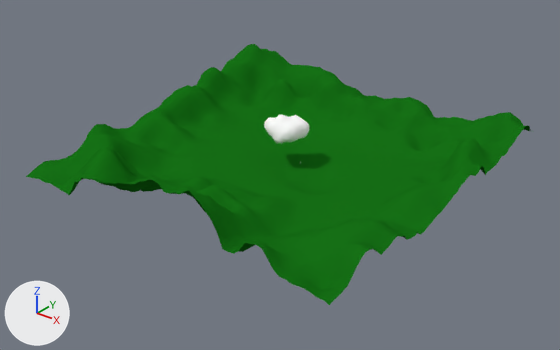
A saved change to the Blender file WindGame/Assets/Blender/terrain.blend.
One viewpoint serves both versions: a 50 mm camera at (120.9, -154.0, 91.8) aimed at (1.0, -4.1, -1.1). The lights are fixed; the arrows at lower left show +X, +Y and +Z.

The older version as bpy lines, for what is in view:
```python
me_mesh = bpy.data.meshes.new('Mesh')
me_mesh.from_pydata(...)  # 226 vertices, 282 faces; spans x -3.23..2.96, y -2.61..2.04, z -2.73..2.26
me_mesh.polygons.foreach_set('use_smooth', [True] * 282)
me_mesh.materials.append(mat_cloudmat)  # white #ffffff
me_plane_001 = bpy.data.meshes.new('Plane.001')
me_plane_001.from_pydata(...)  # 4225 vertices, 4096 faces; spans x -1.0..1.0, y -1.0..1.0, z -0.05..0.33
me_plane_001.polygons.foreach_set('use_smooth', [True] * 4096)
me_plane_001.materials.append(mat_terrainmaterial)  # its picture is missing
ob_cloud = bpy.data.objects.new('Cloud', me_mesh)
ob_cloud.location = (-1.0, 1.0, 10.6)
ob_cloud.rotation_euler = (-0.727, 0.0, 0.0)  # degrees (-42, 0, 0)
ob_cloud.scale = (2.0, 2.0, 2.0)
ob_terrain = bpy.data.objects.new('Terrain', me_plane_001)
ob_terrain.location = (0.0, 0.0, 0.0)
ob_terrain.scale = (50.0, 50.0, 50.0)
```
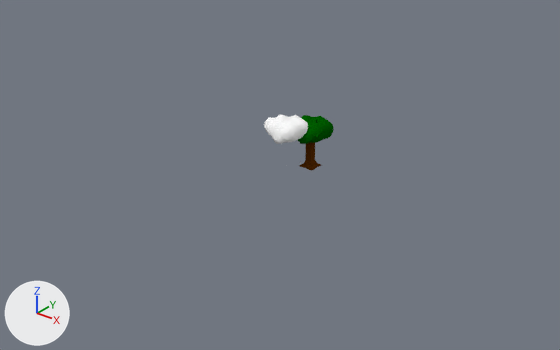
Edits to the bpy script that builds the scene:
```text
Change ob_terrain:
    add ob_terrain.hide_viewport = True
```

Boxes [x1, y1, x2, y2] around the edits, measured in the pictures (560 x 350 px):
'Terrain', hidden (green): before [26, 44, 531, 305]
'Tree', unchanged, uncovered by the edit: after [298, 115, 334, 170]
